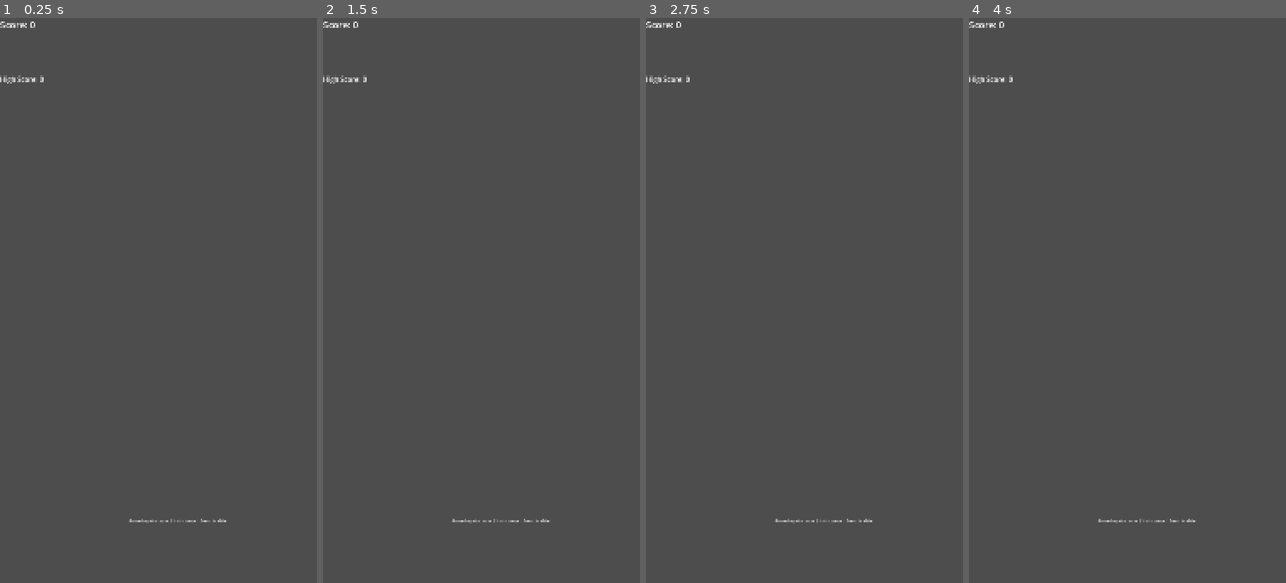
Above: before the commit, frames 1-4 (left to right).
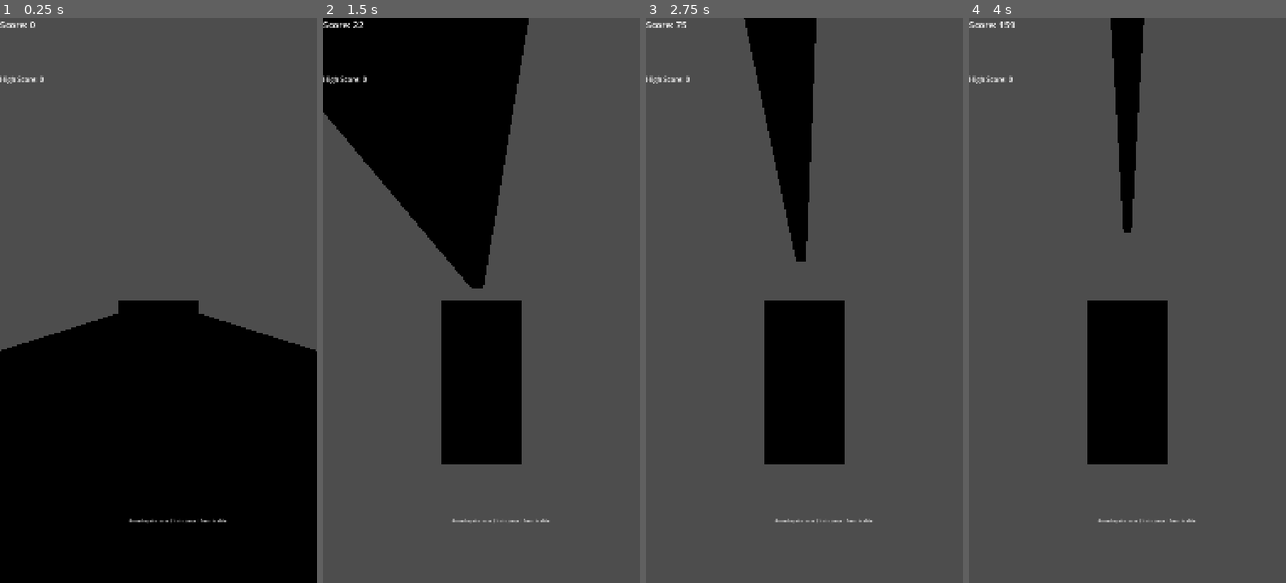
Above: after the commit, the same moments.

Repository: anandcaptain/Godot-
Game: Godot game, scene res://scenes/main.tscn
The game is run twice, just before and just after one commit, with the same random seed, the same clock (stepped at 60 frames per second) and the same inputs.
Inputs (mouse positions are in pixels of both pictures, inside the frame that each line leads up to):
- Up to frame 1 (0.25 s): no input
- Up to frame 2 (1.5 s): tap Enter at 0.5 s; move the mouse to (551, 272) at 0.52 s; hold Right (ui_right) 0.53-1.28 s; click (551, 272) at 0.67 s; move the mouse to (418, 328) at 1.27 s; hold Down (ui_down) from 1.28 s (still down)
- Up to frame 3 (2.75 s): move the mouse to (836, 176) at 2.02 s; release Down (ui_down) at 2.03 s; hold Right (ui_right) from 2.03 s (still down)
- Up to frame 4 (4 s): move the mouse to (1111, 413) at 2.77 s; release Right (ui_right) at 2.78 s; hold Up (ui_up) 2.78-3.53 s; click (1111, 413) at 2.92 s; move the mouse to (1222, 385) at 3.52 s; hold Left (ui_left) from 3.53 s (still down)

The runs differ from the first frame. In frame 1, 46% of the frame differs, in the area x 0-100%, y 50-100%; in frame 2, 28%; in frame 3, 13%; in frame 4, 9.9%.
Error before the commit: Parse Error: Could not preload resource file "res://scenes/subway.tscn". (res://scripts/game_manager.gd:39)

Commit message:
Modify subway scene with new material and format
Updated scene format and added a new material resource.

Diff:
--- a/scenes/subway.tscn
+++ b/scenes/subway.tscn
@@ -1,13 +1,16 @@
-[gd_scene load_steps=4 format=3 uid="uid://dvyt7m5n6o7p8q9r"]
+[gd_scene load_steps=5 format=3 uid="uid://dvyt7m5n6o7p8q9r"]
 
 [ext_resource type="Script" path="res://scripts/player.gd" id="1_ghi789"]
 [ext_resource type="Script" path="res://scripts/obstacle_spawner.gd" id="2_jkl012"]
+
+[sub_resource type="StandardMaterial3D" id="StandardMaterial3D_1"]
+albedo_color = Color(0.3, 0.3, 0.3, 1)
 
 [node name="Subway" type="Node3D"]
 
 [node name="Ground" type="CSGBox3D" parent="."]
 size = Vector3(9, 0.5, 500)
-material_override = StandardMaterial3D
+material_override = SubResource("StandardMaterial3D_1")
 
 [node name="Player" type="CharacterBody3D" parent="."]
 position = Vector3(0, 1, 0)
